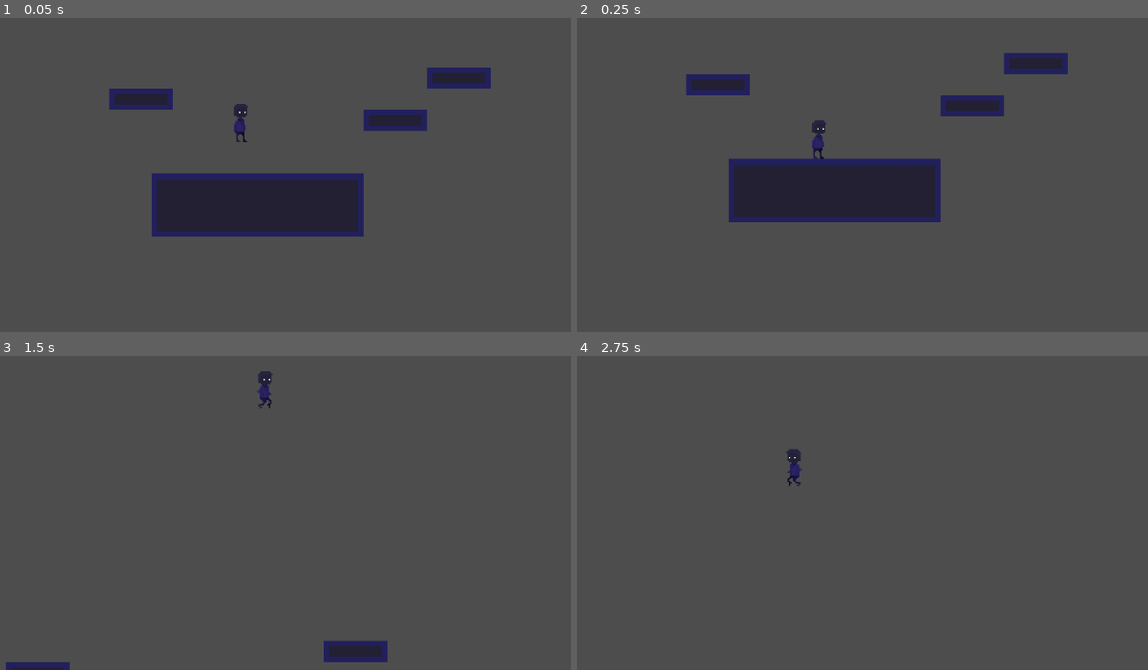
Above: before the commit, frames 1-4 (two rows, left to right).
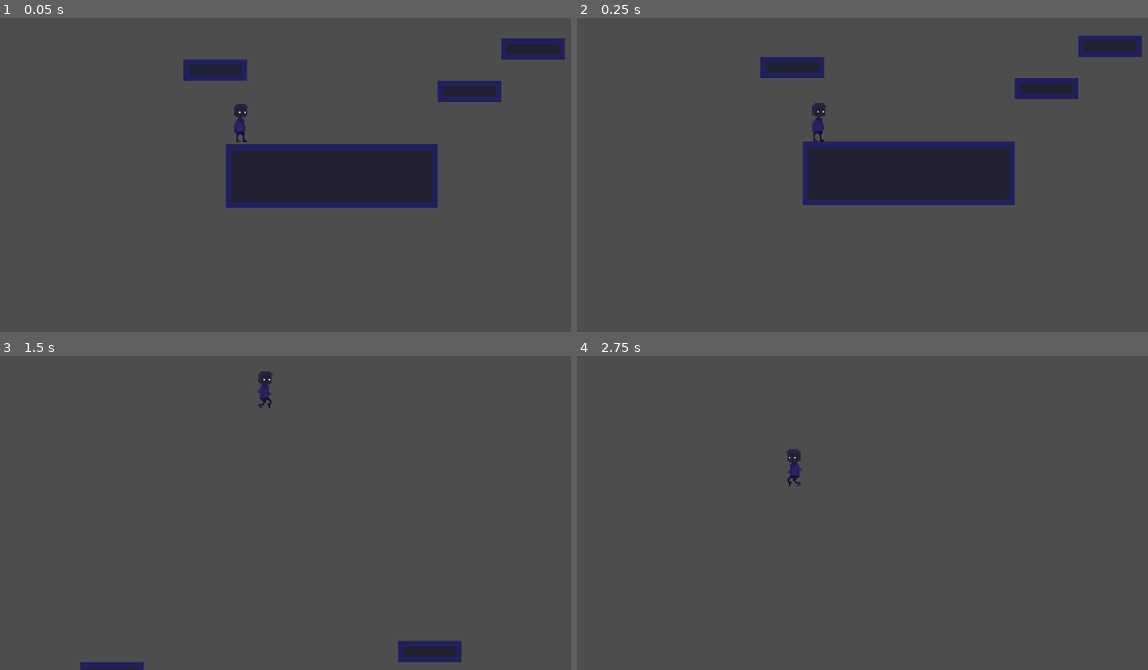
Above: after the commit, the same moments.

Repository: Dohva/GettingOut
Game: Godot game, scene res://node_2d.tscn
Same seed, same stepped clock (60 frames per second), same inputs: the game is played once before the commit and once after it.
Inputs:
- Up to frame 1 (0.05 s): no input
- Up to frame 2 (0.25 s): no input
- Up to frame 3 (1.5 s): hold D (move_right) from 0.53 s (still down); tap Space (jump) at 0.6, 0.77, 1.07, 1.35 s
- Up to frame 4 (2.75 s): tap Space (jump) at 1.52, 1.82, 2.1 s; tap Enter at 2 s; release D (move_right) at 2.03 s; hold A (move_left) from 2.03 s (still down)

The runs differ from the first frame. In frame 1, 15% of the frame differs, in the area x 19-99%, y 6-70%; in frame 2, 14%; in frame 3, 2.0%; in frame 4, nothing differs.

Commit message:
Fix sprite

Diff:
--- a/src/game/node_2d.tscn
+++ b/src/game/node_2d.tscn
@@ -66,7 +66,7 @@
 layer_0/tile_data = PackedInt32Array(458756, 131072, 1, 458757, 131072, 1, 458758, 131072, 1, 458759, 131072, 1, 458760 …(655 unchanged characters)…
 
 [node name="CharacterBody2D" parent="." instance=ExtResource("2_4sb5a")]
-position = Vector2(103, 46)
+position = Vector2(47, 68)
 
 [node name="Camera2D" type="Camera2D" parent="CharacterBody2D"]
 position = Vector2(14, 24)
--- a/src/game/player.tscn
+++ b/src/game/player.tscn
@@ -140,7 +140,7 @@
 }]
 
 [sub_resource type="RectangleShape2D" id="RectangleShape2D_wlgrq"]
-size = Vector2(16, 32)
+size = Vector2(11, 29)
 
 [node name="CharacterBody2D" type="CharacterBody2D"]
 script = ExtResource("1_pnvfp")
@@ -148,8 +148,8 @@
 [node name="AnimatedSprite2D" type="AnimatedSprite2D" parent="."]
 position = Vector2(12, 25)
 sprite_frames = SubResource("SpriteFrames_pchmo")
-animation = &"jump_start"
+animation = &"walk"
 
 [node name="CollisionShape2D" type="CollisionShape2D" parent="."]
-position = Vector2(12, 25)
+position = Vector2(12.5, 26.5)
 shape = SubResource("RectangleShape2D_wlgrq")
